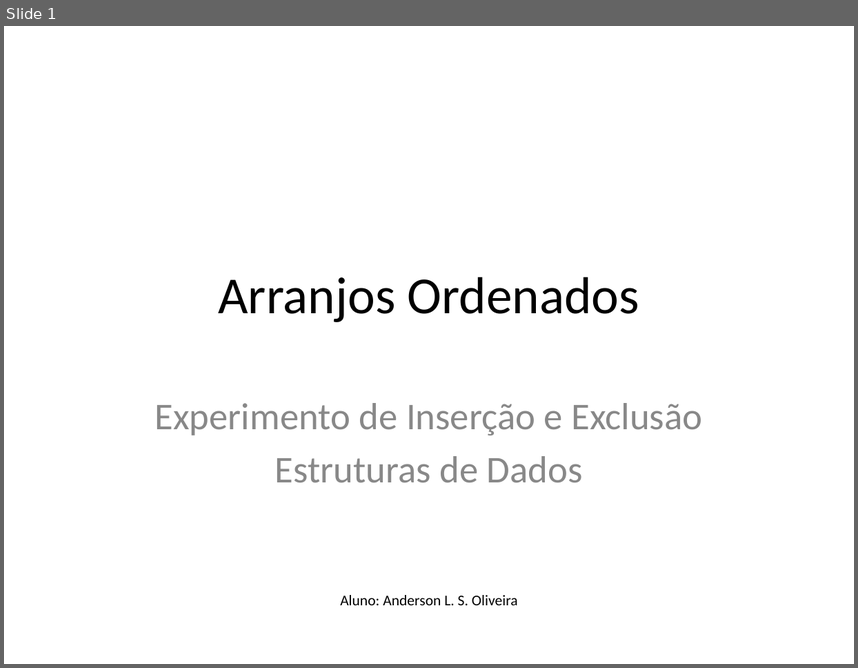
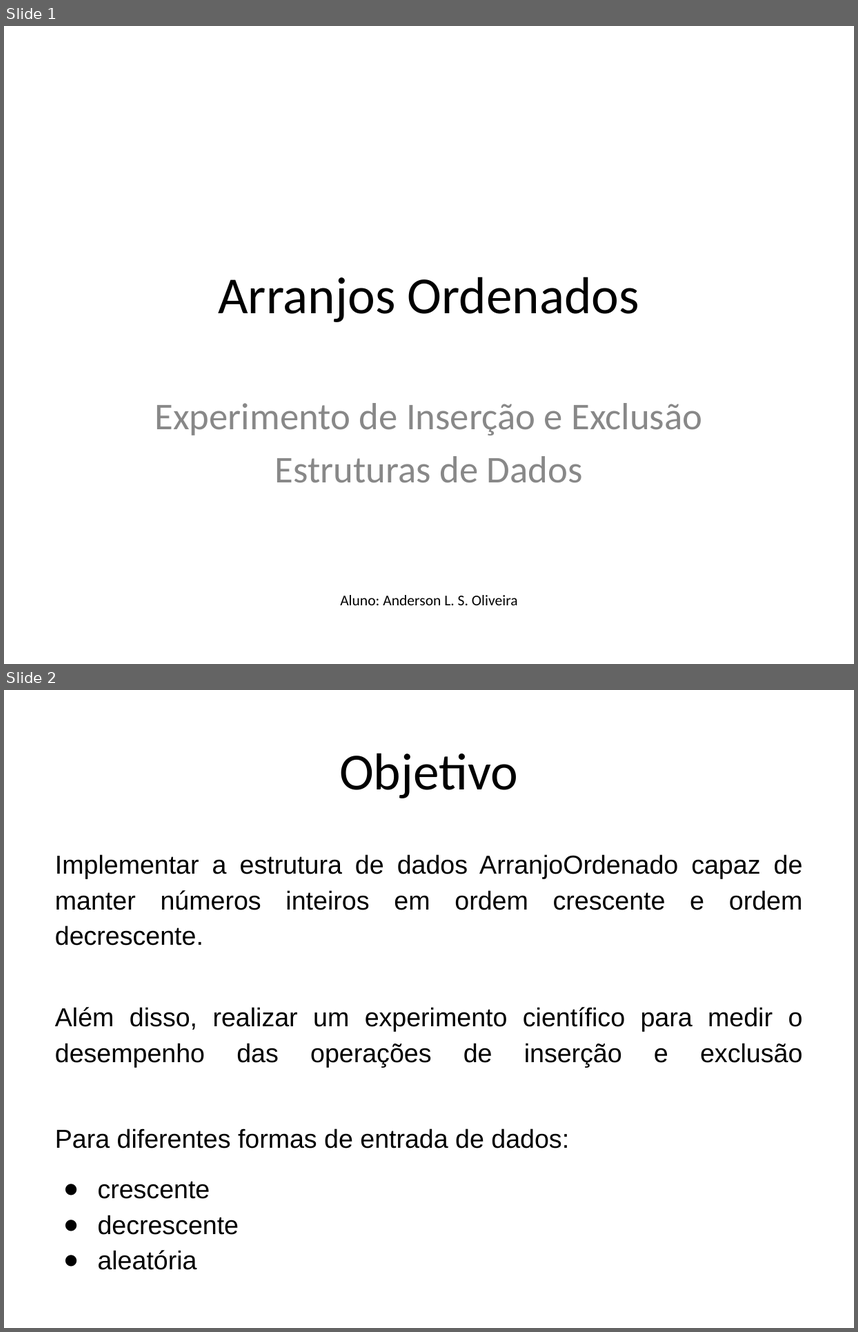
Before and after one commit to Anderson-LS-Oliveira/ArranjoOrdenado, a slide deck: Arranjo_Ordenado.pptx. Shown one above the other, each under a label of ours: slide 1 before the commit, slides 1 and 2 after it. The pictures are 858x668 and 858x1332 pixels, drawn with LibreOffice and Linux fonts; fonts in the diff are those of the drawing. Boxes give left, top, right and bottom in pixels: in the first picture for what was removed or moved away, otherwise in the second. Text is boxed around its words. In the diff, an @@ line names an element or a change of style, - is before the commit and + after.

```diff
--- a/Arranjo_Ordenado.pptx
+++ b/Arranjo_Ordenado.pptx
@@ slide 2 added at <box>4,690,854,1328</box>, background #FFFFFF @@
@@ title added at <box>339,753,518,798</box>, 44 pt, text #000000 @@
+Objetivo
@@ text added at <box>55,854,803,1270</box>, 22 pt, text #000000 @@
+Implementar a estrutura de dados ArranjoOrdenado capaz de manter números inteiros em ordem crescente e ordem decrescente.
+Além disso, realizar um experimento científico para medir o desempenho das operações de inserção e exclusão
+Para diferentes formas de entrada de dados:
+● crescente
+● decrescente
+● aleatória
```
Also in this commit, not shown: 6 slides changed, 3 other slides added, 1 slide removed.
